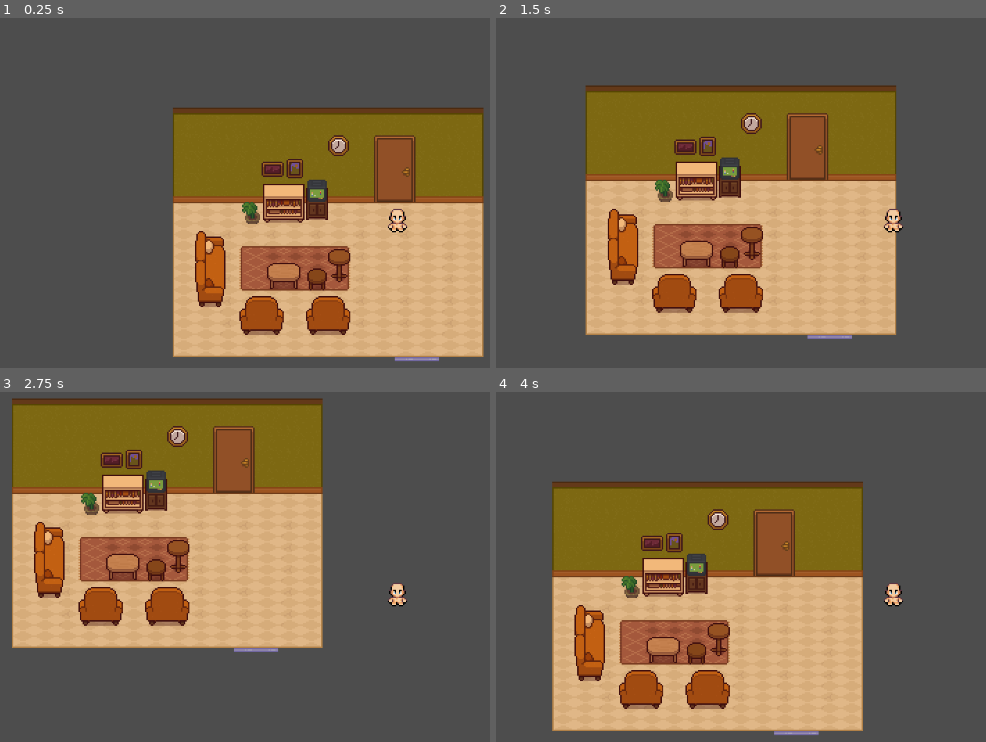
Above: before the commit, frames 1-4 (two rows, left to right).
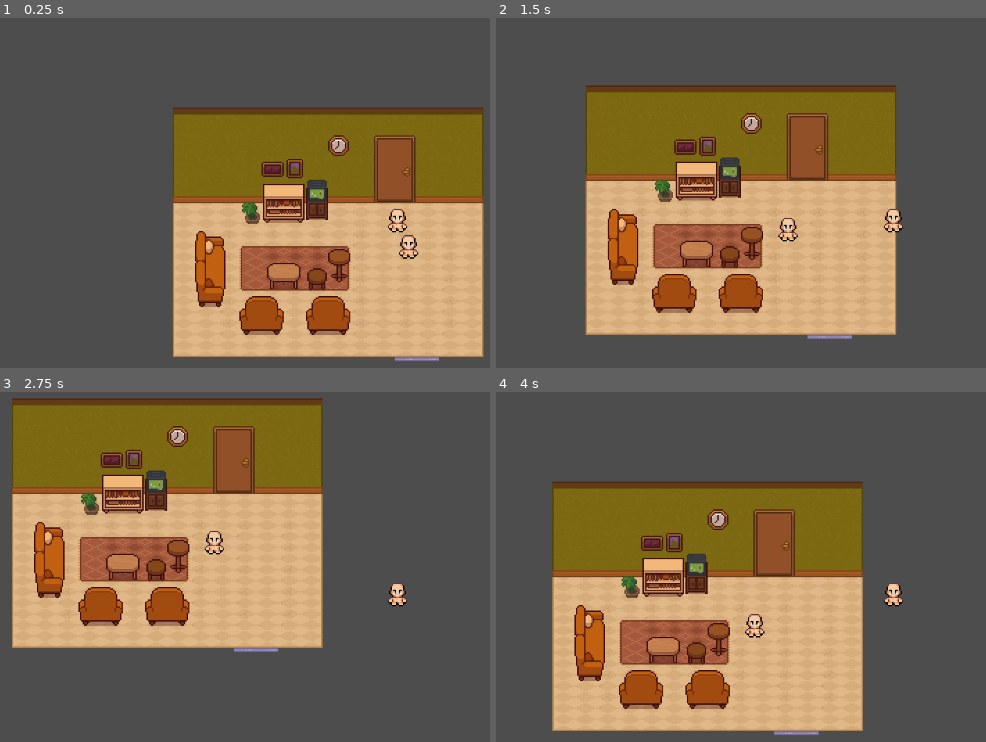
Above: after the commit, the same moments.

Repository: helionlf/SignumBoy_game
Game: Godot game, scene res://Scenes/world.tscn
Same seed, same stepped clock (60 frames per second), same inputs: the game is played once before the commit and once after it.
Inputs:
- Up to frame 1 (0.25 s): no input
- Up to frame 2 (1.5 s): hold Right (ui_right) 0.53-1.28 s; hold Down (ui_down) from 1.28 s (still down)
- Up to frame 3 (2.75 s): release Down (ui_down) at 2.03 s; hold Right (ui_right) from 2.03 s (still down)
- Up to frame 4 (4 s): release Right (ui_right) at 2.78 s; hold Up (ui_up) 2.78-3.53 s; hold Left (ui_left) from 3.53 s (still down)

The runs differ from the first frame. In frame 1, 0.2% of the frame differs, in the area x 81-86%, y 62-69%; in frame 2, 0.2%; in frame 3, 0.2%; in frame 4, 0.2%.

Commit message:
movimentação do npc

Diff:
--- /dev/null
+++ b/sgnumBoy/Scenes/daddy.tscn
@@ -0,0 +1,37 @@
+[gd_scene load_steps=6 format=3 uid="uid://7sob4gho1sd2"]
+
+[ext_resource type="Texture2D" uid="uid://brayoxeqrbe1p" path="res://Assets/Characters/sprite/free_character_nude.png" id="1_5fl67"]
+[ext_resource type="Script" path="res://Scripts/daddy.gd" id="1_bky2v"]
+
+[sub_resource type="AtlasTexture" id="AtlasTexture_2ykl5"]
+atlas = ExtResource("1_5fl67")
+region = Rect2(16, 0, 16, 20)
+
+[sub_resource type="SpriteFrames" id="SpriteFrames_id18u"]
+animations = [{
+"frames": [{
+"duration": 1.0,
+"texture": SubResource("AtlasTexture_2ykl5")
+}],
+"loop": true,
+"name": &"idle",
+"speed": 5.0
+}]
+
+[sub_resource type="CapsuleShape2D" id="CapsuleShape2D_4t3d6"]
+radius = 5.0
+height = 16.0
+
+[node name="daddy" type="CharacterBody2D"]
+script = ExtResource("1_bky2v")
+
+[node name="AnimatedSprite2D" type="AnimatedSprite2D" parent="."]
+texture_filter = 1
+sprite_frames = SubResource("SpriteFrames_id18u")
+animation = &"idle"
+
+[node name="CollisionShape2D" type="CollisionShape2D" parent="."]
+position = Vector2(0, 2)
+shape = SubResource("CapsuleShape2D_4t3d6")
+
+[node name="NavigationAgent2D" type="NavigationAgent2D" parent="."]
--- a/sgnumBoy/Scenes/world.tscn
+++ b/sgnumBoy/Scenes/world.tscn
@@ -1,7 +1,14 @@
-[gd_scene load_steps=3 format=3 uid="uid://kd7a1qff1k1m"]
+[gd_scene load_steps=5 format=3 uid="uid://kd7a1qff1k1m"]
 
 [ext_resource type="PackedScene" uid="uid://s0gchwxgwkv2" path="res://Scenes/home.tscn" id="1_lj77e"]
 [ext_resource type="PackedScene" uid="uid://c84cxg7156886" path="res://Scenes/player.tscn" id="2_ccti3"]
+[ext_resource type="PackedScene" uid="uid://7sob4gho1sd2" path="res://Scenes/daddy.tscn" id="3_54rfc"]
+
+[sub_resource type="NavigationPolygon" id="NavigationPolygon_d3w3i"]
+vertices = PackedVector2Array(226, 44, 134, 44, 134, 30, 227, 30)
+polygons = Array[PackedInt32Array]([PackedInt32Array(0, 1, 2, 3)])
+outlines = Array[PackedVector2Array]([PackedVector2Array(124, 20, 237, 20, 236, 54, 124, 54)])
+source_geometry_group_name = &"navigation_polygon_source_group"
 
 [node name="world" type="Node2D"]
 
@@ -10,3 +17,18 @@
 
 [node name="player" parent="." instance=ExtResource("2_ccti3")]
 position = Vector2(163, 12)
+
+[node name="naviagation_positions" type="Node2D" parent="."]
+position = Vector2(177, 28)
+
+[node name="position_r" type="Marker2D" parent="naviagation_positions"]
+position = Vector2(42, 8)
+
+[node name="position_l" type="Marker2D" parent="naviagation_positions"]
+position = Vector2(-40, 8)
+
+[node name="NavigationRegion2D" type="NavigationRegion2D" parent="."]
+navigation_polygon = SubResource("NavigationPolygon_d3w3i")
+
+[node name="daddy" parent="NavigationRegion2D" instance=ExtResource("3_54rfc")]
+position = Vector2(178, 30)
--- /dev/null
+++ b/sgnumBoy/Scripts/daddy.gd
@@ -0,0 +1,48 @@
+extends CharacterBody2D
+
+const SPEED = 30.0
+
+@onready var position_r = $"../../naviagation_positions/position_r"
+@onready var position_l = $"../../naviagation_positions/position_l"
+@onready var navigation_agent_2d = $NavigationAgent2D
+@onready var animation = $AnimatedSprite2D
+
+var target_position_r: Vector2
+var target_position_l: Vector2
+var current_target: Vector2
+var waiting = false
+
+func _ready():
+	# Salva as posições globais no início
+	target_position_r = position_r.global_position
+	target_position_l = position_l.global_position
+
+	current_target = target_position_l
+	navigation_agent_2d.set_target_position(current_target)
+
+func _physics_process(delta):
+	if waiting:
+		return
+
+	if navigation_agent_2d.is_navigation_finished():
+		await pause_and_switch_target()
+	else:
+		var next_point = navigation_agent_2d.get_next_path_position()
+		var direction = (next_point - global_position).normalized()
+		velocity = direction * SPEED
+		move_and_slide()
+
+func pause_and_switch_target():
+	waiting = true
+	velocity = Vector2.ZERO
+	move_and_slide()
+	await get_tree().create_timer(5.0).timeout
+
+	# Troca o destino
+	if current_target == target_position_r:
+		current_target = target_position_l
+	else:
+		current_target = target_position_r
+
+	navigation_agent_2d.set_target_position(current_target)
+	waiting = false
